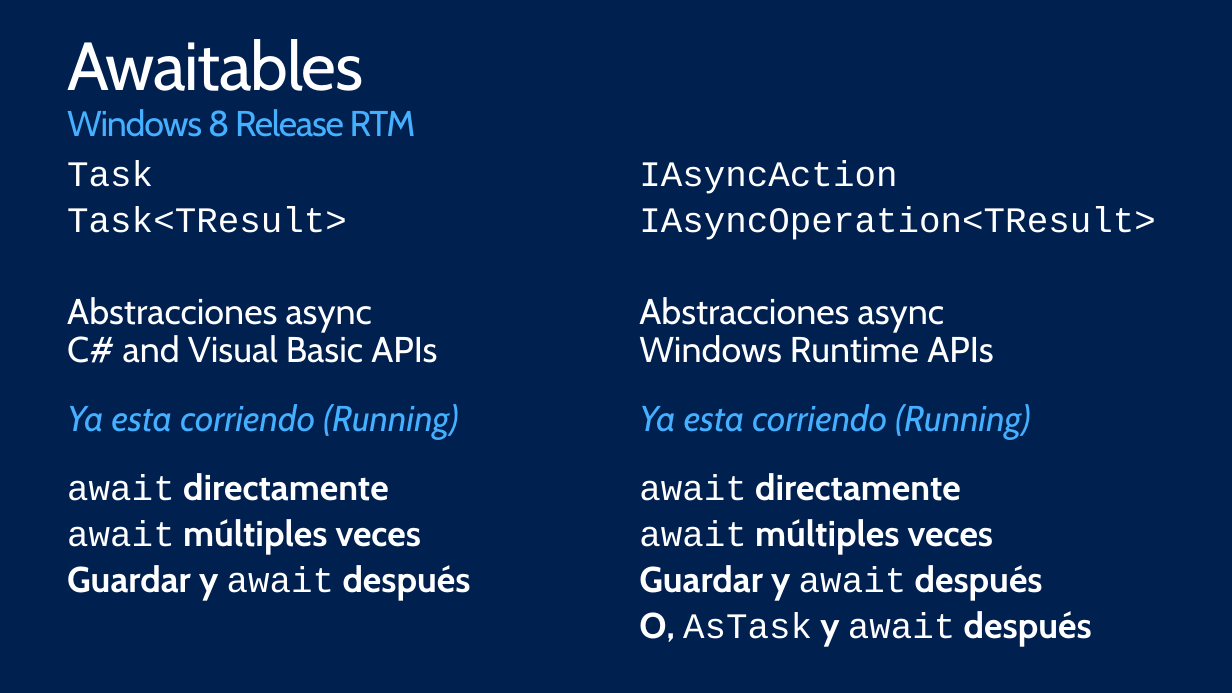
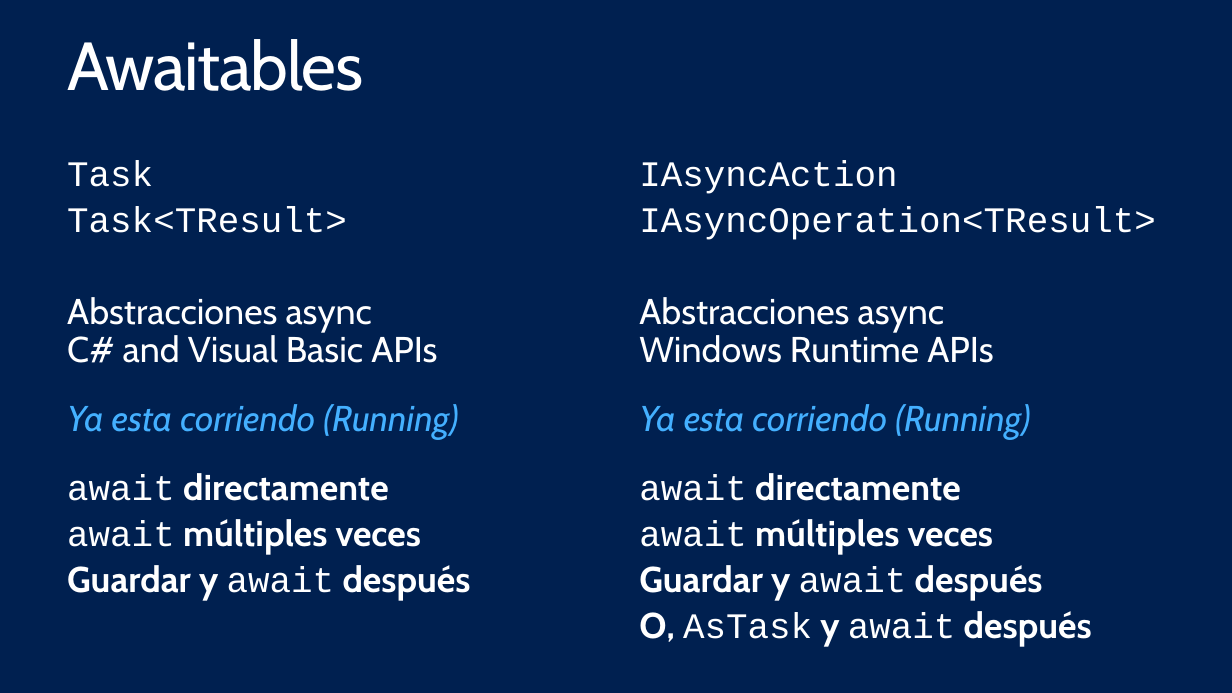
Before and after one commit to mconverti/Webcast-Facil-Async-para-Windows-Apps-Store-en-CSharp-y-VB, a slide deck: slide 11 of FacilAsyncWindowsAppsStoreCSharpVisualBasic.pptx. Drawn at 1232x693 pixels with LibreOffice and Linux fonts; fonts in the diff are those of the drawing. Boxes give left, top, right and bottom in pixels: in the first picture for what was removed or moved away, otherwise in the second. Text is boxed around its words. In the diff, an @@ line names an element or a change of style, - is before the commit and + after.

```diff
--- a/FacilAsyncWindowsAppsStoreCSharpVisualBasic.pptx
+++ b/FacilAsyncWindowsAppsStoreCSharpVisualBasic.pptx
@@ title at (67,39,363,91): text changed; size 28.6 to 54 pt; text colour #44B0FF to #FFFFFF @@
-Awaitables
-Windows 8 Release RTM
+Awaitables
```
Also in this commit, not shown: 3 other slides changed, 1 slide added, 1 slide removed.
